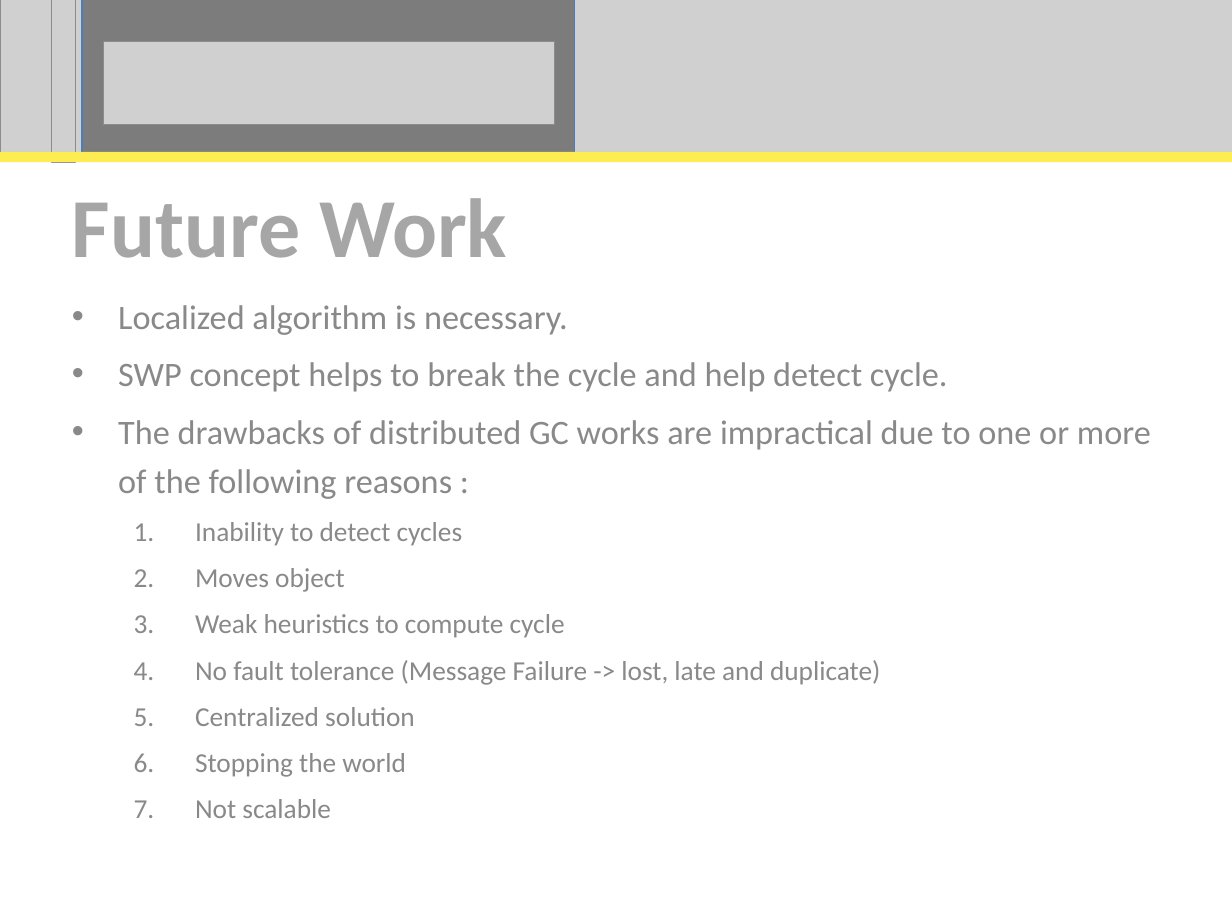
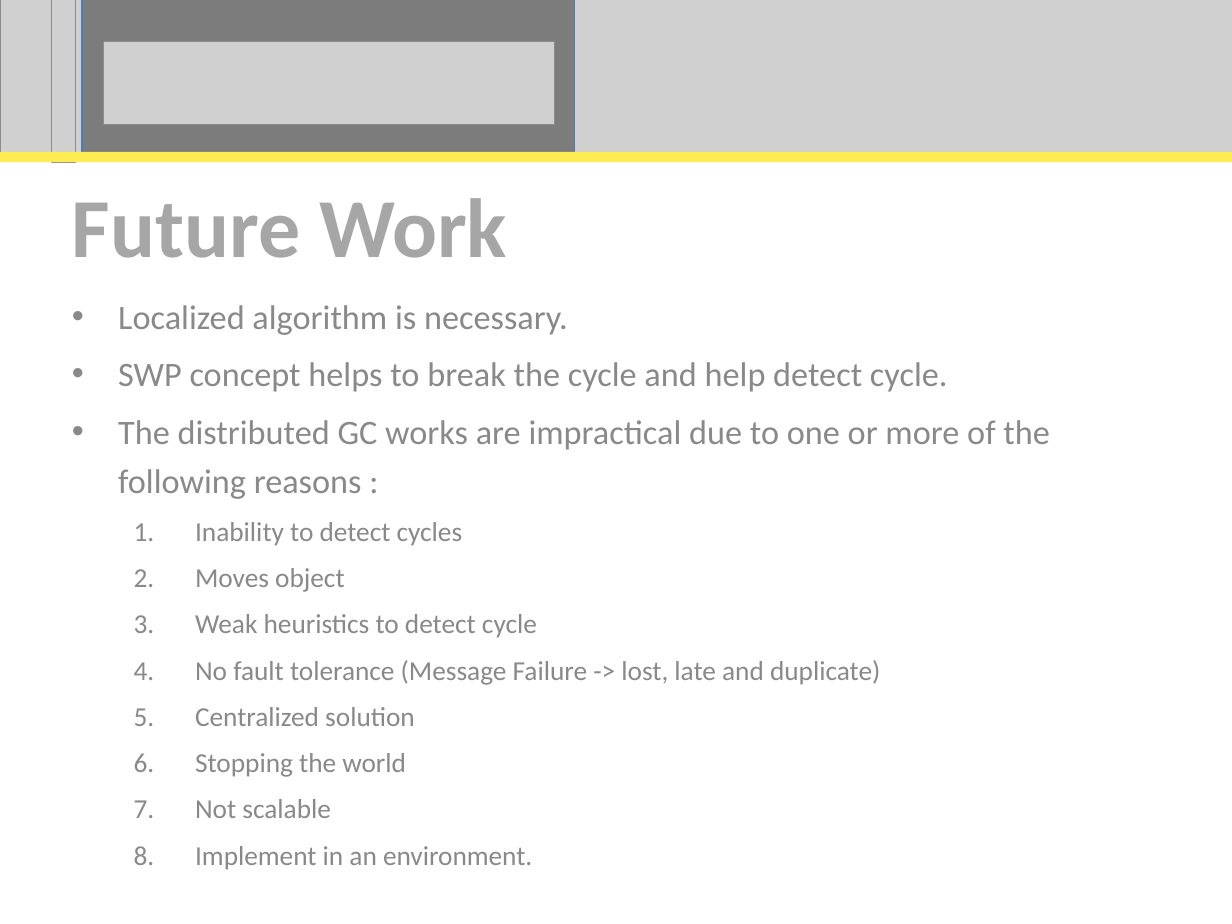
Before and after one commit to perpetualcoder/thesis, a slide deck: slide 45 of thesis-writing/thesisppt/Proposal.ppt. Drawn at 1232x924 pixels with LibreOffice and Linux fonts; fonts in the diff are those of the drawing; grey boxes stand for pictures. Boxes give left, top, right and bottom in pixels: in the first picture for what was removed or moved away, otherwise in the second. Text is boxed around its words. In the diff, an @@ line names an element or a change of style, - is before the commit and + after.

```diff
--- a/thesis-writing/thesisppt/Proposal.ppt
+++ b/thesis-writing/thesisppt/Proposal.ppt
@@ subtitle at <box>118,420,1049,499</box>: text changed @@
-• The drawbacks of distributed GC works are impractical due to one or more of the following reasons :
+• The distributed GC works are impractical due to one or more of the following reasons :
@@ subtitle at <box>195,614,537,638</box>: text changed @@
-  3. Weak heuristics to compute cycle
+  3. Weak heuristics to detect cycle
@@ subtitle at <box>195,846,532,870</box>: paragraph added @@
+  8. Implement in an environment.
```
Also in this commit, not shown: 6 other slides changed.
